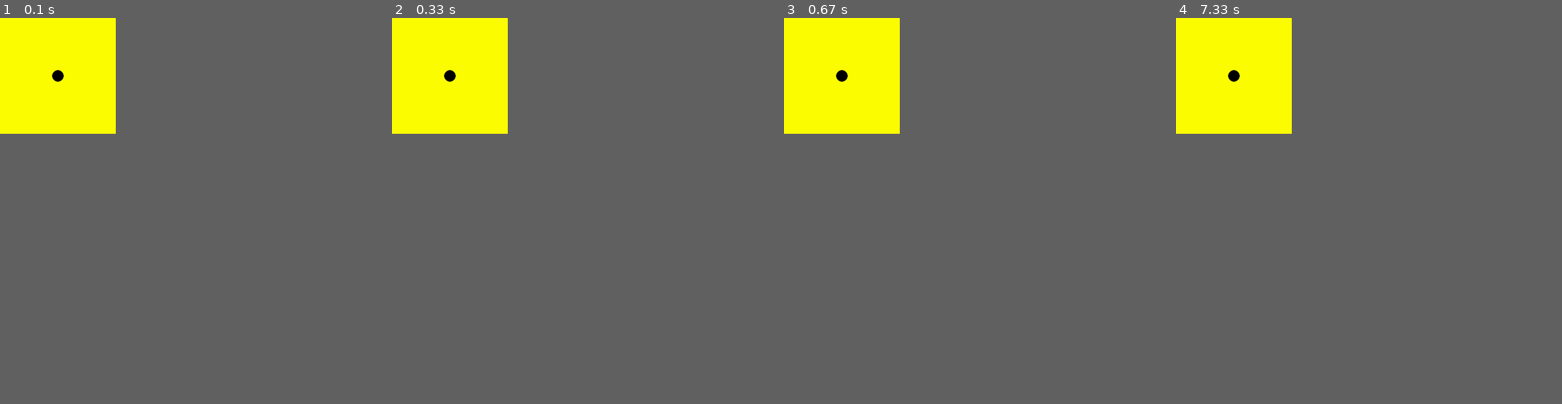
Above: before the commit, frames 1-4 (left to right).
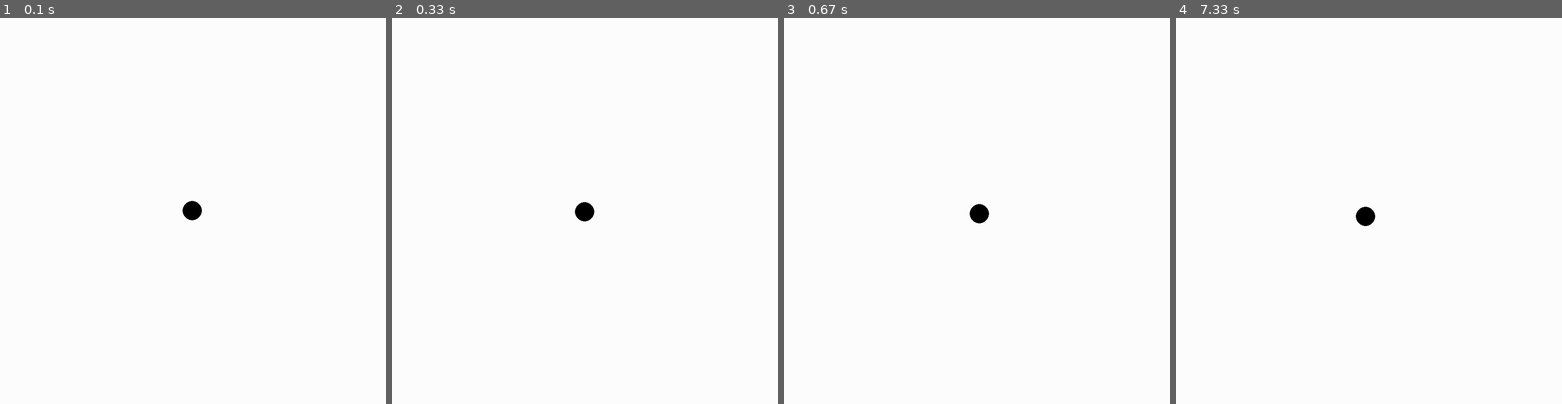
Above: after the commit, the same moments.

Repository: wsoccorsi/CS228
Game: pygame game, started from RealTimeDraw.py
Two runs of this game, one before a commit and one after it. Both use one fixed random seed, a clock stepped at 60 frames per second and the inputs below.
Inputs:
- Up to frame 1 (0.1 s): no input
- Up to frame 2 (0.33 s): no input
- Up to frame 3 (0.67 s): no input
- Up to frame 4 (7.33 s): no input
In our replay, the window is 270x270 before the commit and 900x900 after it. These sizes can differ from the game's own. Grey fills any space a smaller window leaves; there, only what the larger window draws over its background counts as a difference.

The runs differ from the first frame. In frame 1, 9.2% of the frame differs, in the area x 0-53%, y 0-53%; in frame 2, 9.2%; in frame 3, 9.2%; in frame 4, 9.2%, in the area x 0-52%, y 0-54%.

Commit message:
IT MOVES

Diff:
--- a/RealTimeDraw.py
+++ b/RealTimeDraw.py
@@ -1,9 +1,26 @@
 import pygame
 from pygameWindow import PYGAME_WINDOW
 from constants import pygameWindowDepth, pygameWindowWidth
+from random import randint
+
 pw = PYGAME_WINDOW()
-print(pw)
+x = pygameWindowWidth - pw.screen.get_width() // 2
+y = pygameWindowDepth - pw.screen.get_height() // 2
+
+def Perturb_Circle_Position():
+    fourSidedDieRoll = randint(1,4)
+    global x, y
+    if fourSidedDieRoll == 1:
+        x = x-1
+    elif fourSidedDieRoll == 2:
+        x = x+1
+    elif fourSidedDieRoll == 3:
+        y = y-1
+    else:
+        y = y+1
+
 while True:
     pw.Prepare()
-    pw.Draw_Black_Circle(pygameWindowWidth, pygameWindowDepth)
+    pw.Draw_Black_Circle(x, y)
     pw.Reveal()
+    Perturb_Circle_Position()
--- a/constants.py
+++ b/constants.py
@@ -1,2 +1,2 @@
-pygameWindowWidth = 300
-pygameWindowDepth = 300
+pygameWindowWidth = 1000
+pygameWindowDepth = 1000
--- a/pygameWindow.py
+++ b/pygameWindow.py
@@ -8,7 +8,7 @@
 
     def Prepare(self):
         pygame.event.get()
-        self.bg_color = 255, 255, 0
+        self.bg_color = 255, 255, 255
         self.screen.fill(self.bg_color)
 
     def Reveal(self):
@@ -17,4 +17,4 @@
     def Draw_Black_Circle(self, x, y):
         black = 0,0,0
         # https://stackoverflow.com/questions/40953796/getting-the-center-of-surfaces-in-pygame-with-python-3-4
-        pygame.draw.circle(self.screen,  black, (x - self.screen.get_width() // 2, y - self.screen.get_height() // 2 ), 15)
+        pygame.draw.circle(self.screen, black, (x, y), 25)
Not shown, changed: constants.pyc
Not shown, changed: pygameWindow.pyc
